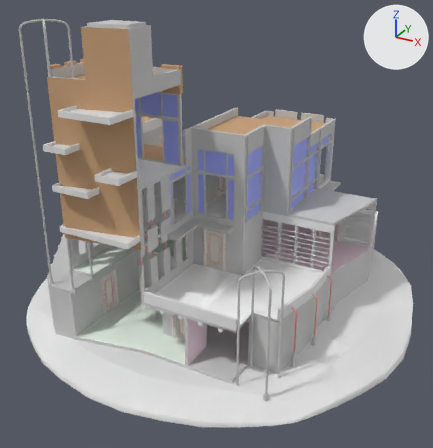
Before and after pictures for a commit that changed the FBX model Assets/Prefabs/Levels/ModelLevel1/maquette_L1.fbx.
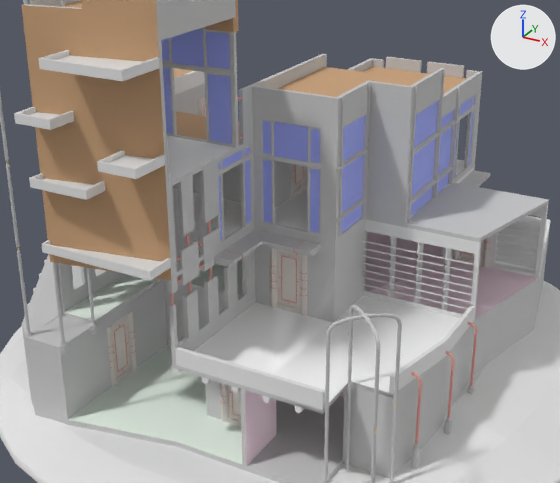
Each version appears first whole from a 50 mm lens placed at (1.777, -2.228, 1.275), pointed at (0.725, -0.315, 0.319), and next in a close-up on the part from 8% to 89% of the width and 17% to 84% of the height. Every picture has the same lights, and +X, +Y and +Z are marked at upper right. Where no turn or scale is listed for an object, it has been applied to the vertices.

The first close-up shows 'L-1', 'L0', 'L0_rambarde', 'L0_veranda.001', 'L1', 'L1.001', 'L1_pergola1.001', 'Plane.006', 'bacPlante', 'module_fenetre', 'module_fenetre.007', 'module_porte_snap', 'module_porte_snap.001', 'module_porte_snap.004', 'module_porte_snap.006', 'module_porte_snap.007', 'module_porte_snap.009', 'toit_Bassin'.
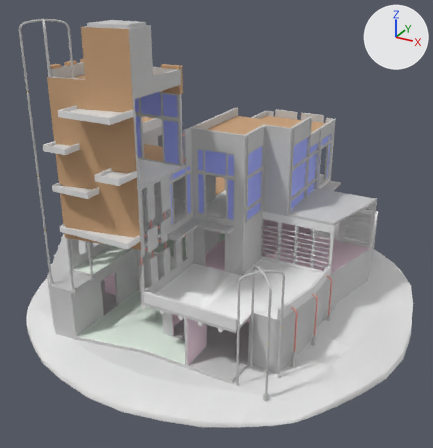
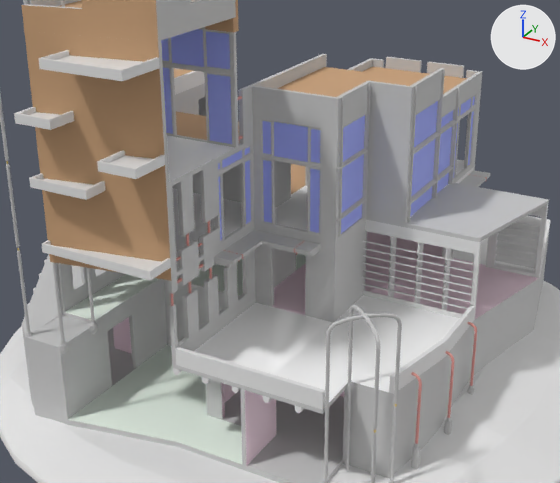
What differs and where, as boxes (x1, y1, x2, y2) in the close-ups (560 x 483 px):
'module_porte_snap.006', deleted
    before: (269, 248, 307, 316)
    faces in mat_reste01 (white #e7dfd9): (270, 248, 307, 316)
    faces in mat_ferronerie_001 (pink #e79f96): (269, 256, 307, 303)
'module_porte_snap.007', deleted
    before: (107, 311, 137, 386)
    faces in mat_reste01 (white #e7dfd9): (107, 311, 137, 386)
    faces in mat_ferronerie_001 (pink #e79f96): (108, 324, 136, 372)
'module_porte_snap.009', deleted
    before: (220, 383, 241, 426)
    faces in mat_reste01 (white #e7dfd9): (220, 383, 241, 426)
'module_porte_snap', deleted
    before: (453, 236, 491, 268)
    faces in mat_reste01 (white #e7dfd9): (453, 236, 491, 268)
'module_porte_snap.001', deleted
    before: (291, 164, 308, 198)
    faces in mat_reste01 (white #e7dfd9): (291, 164, 308, 198)
'module_porte_snap.004', deleted
    before: (198, 97, 206, 116)

Edits to the bpy script that builds the scene:
```text
Remove ob_module_porte_snap_009:
    ob_module_porte_snap_009 = bpy.data.objects.new('module_porte_snap.009', me_cube_045)
    ob_module_porte_snap_009.location = (0.741, -0.679, 0.01)
Remove ob_module_porte_snap_001:
    ob_module_porte_snap_001 = bpy.data.objects.new('module_porte_snap.001', me_cube_011)
    ob_module_porte_snap_001.location = (0.709, -0.295, 0.42)
Remove ob_module_porte_snap_007:
    ob_module_porte_snap_007 = bpy.data.objects.new('module_porte_snap.007', me_cube_036)
    ob_module_porte_snap_007.location = (0.421, -0.591, 0.01)
Remove ob_module_porte_snap_006:
    ob_module_porte_snap_006 = bpy.data.objects.new('module_porte_snap.006', me_cube_031)
    ob_module_porte_snap_006.location = (0.751, -0.468, 0.21)
Remove ob_module_porte_snap_004:
    ob_module_porte_snap_004 = bpy.data.objects.new('module_porte_snap.004', me_cube_019)
    ob_module_porte_snap_004.location = (0.339, -0.14, 0.42)
Remove ob_module_porte_snap:
    ob_module_porte_snap = bpy.data.objects.new('module_porte_snap', me_cube_023)
    ob_module_porte_snap.location = (1.04, -0.008, 0.21)
```
